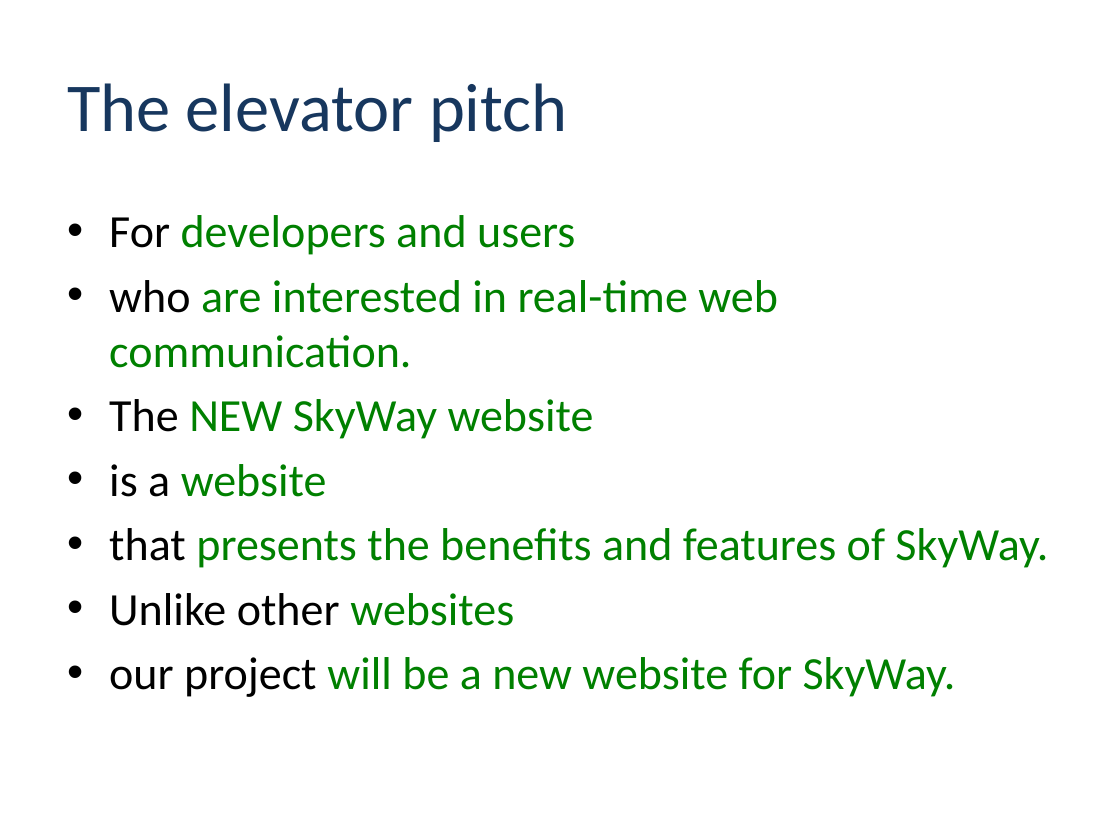
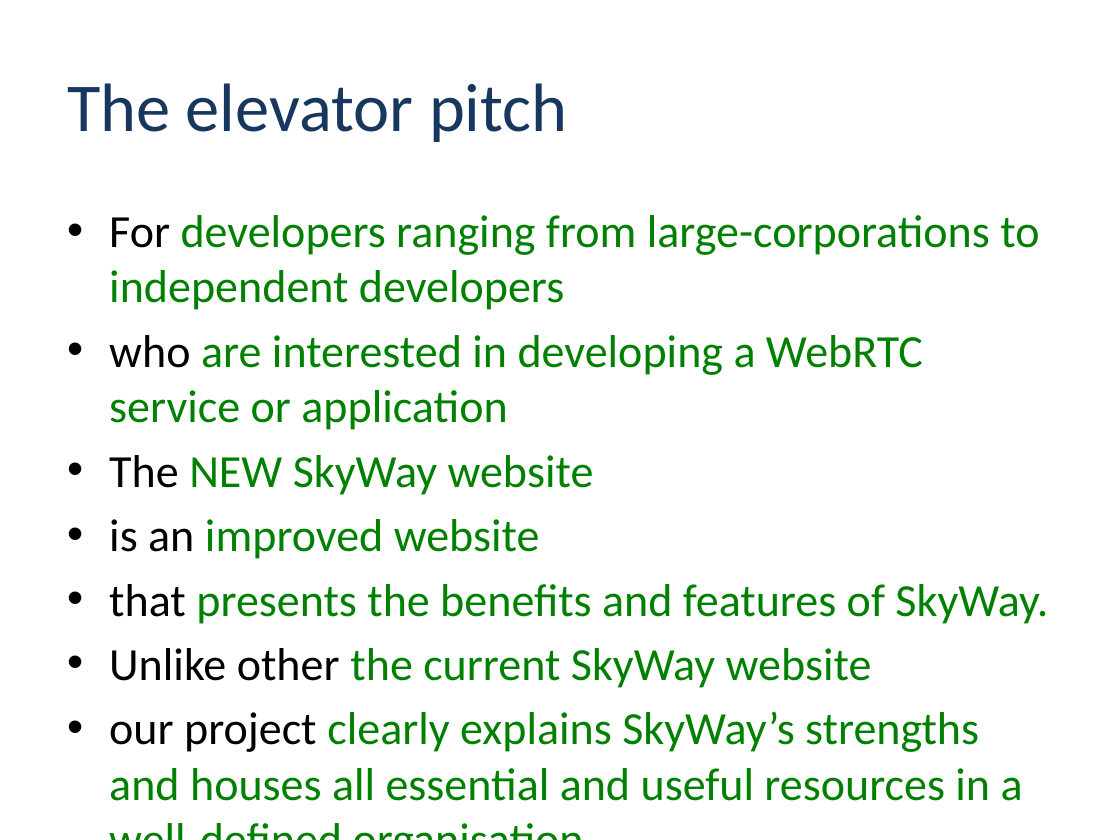
Before and after one commit to nttcom/skyway, a slide deck: slide 3 of skyway-renewal-inception-deck.pptx. Drawn at 1120x840 pixels with LibreOffice and Linux fonts; fonts in the diff are those of the drawing; background and template pictures are left out. Boxes give left, top, right and bottom in pixels: in the first picture for what was removed or moved away, otherwise in the second. Text is boxed around its words. In the diff, an @@ line names an element or a change of style, - is before the commit and + after.

```diff
--- a/skyway-renewal-inception-deck.pptx
+++ b/skyway-renewal-inception-deck.pptx
@@ text at <box>109,215,1039,430</box>: text changed @@
-• For developers and users
-• who are interested in real-time web communication.
+• For developers ranging from large-corporations to independent developers
+• who are interested in developing a WebRTC service or application
@@ text at <box>109,519,540,559</box>: text changed @@
-• is a website
+• is an improved website
@@ text at <box>109,648,1023,801</box>: text changed @@
-• Unlike other websites
-• our project will be a new website for SkyWay.
+• Unlike other the current SkyWay website
+• our project clearly explains SkyWay’s strengths and houses all essential and useful resources in a well-defined organisation.
```
Also in this commit, not shown: 4 other slides changed.
